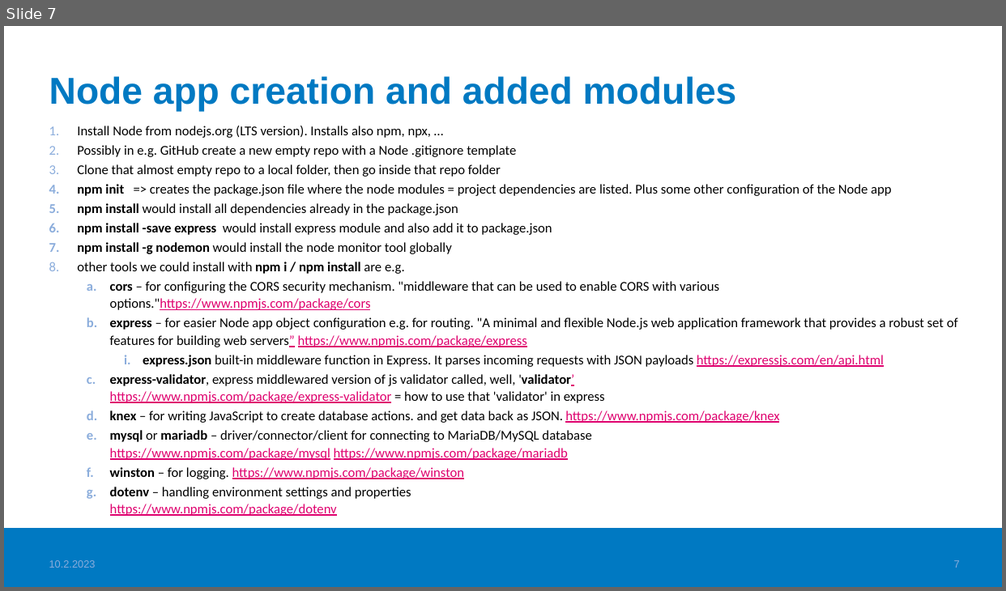
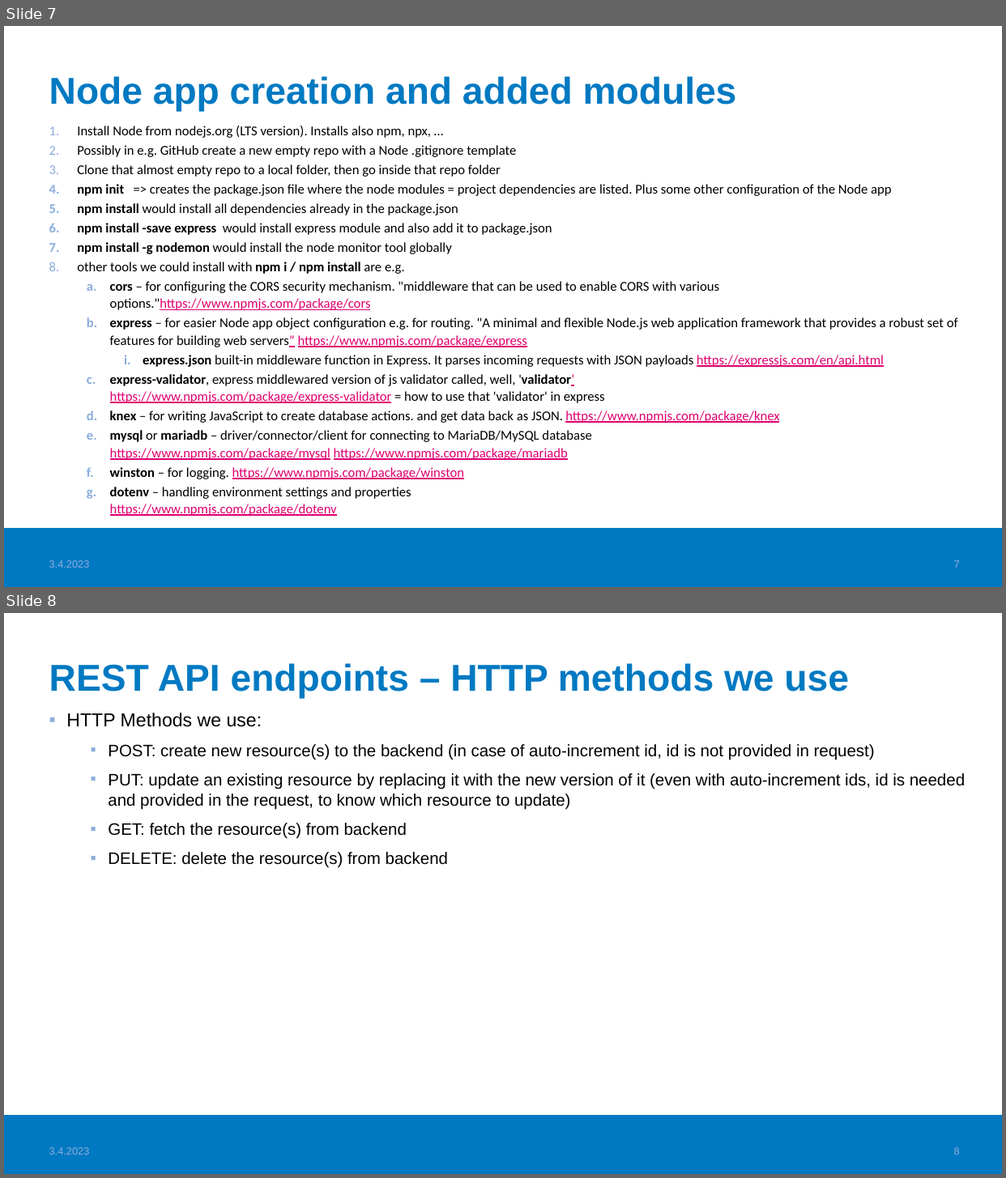
Before and after one commit to haagahelia/ohke-teknologiat, a slide deck: 05_es6_node/NodeJS_demo/02_nodejs/NodeJS.pptx. Shown one above the other, each under a label of ours: slide 7 before the commit, slides 7 and 8 after it. The pictures are 1006x591 and 1006x1178 pixels, drawn with LibreOffice and Linux fonts; fonts in the diff are those of the drawing; background and template pictures are left out. Boxes give left, top, right and bottom in pixels: in the first picture for what was removed or moved away, otherwise in the second. Text is boxed around its words. In the diff, an @@ line names an element or a change of style, - is before the commit and + after.

Commit message:
Writing the minimalistic REST API URL patterns explicitly to the doc

```diff
--- a/05_es6_node/NodeJS_demo/02_nodejs/NodeJS.pptx
+++ b/05_es6_node/NodeJS_demo/02_nodejs/NodeJS.pptx
@@ slide 8 added at box(4, 613, 1002, 1174), background #FFFFFF; not listed: 1 template element that a slide beside it also shows @@
@@ title added at box(49, 663, 849, 699), 36 pt, text #0079C2, bold @@
+REST API endpoints – HTTP methods we use
@@ text added at box(66, 713, 965, 868), 16 pt, text #000000 @@
+▪ HTTP Methods we use:
+  ▪ POST: create new resource(s) to the backend (in case of auto-increment id, id is not provided in request)
+  ▪ PUT: update an existing resource by replacing it with the new version of it (even with auto-increment ids, id is needed and provided in the request, to know which resource to update)
+  ▪ GET: fetch the resource(s) from backend
+  ▪ DELETE: delete the resource(s) from backend
@@ text added at box(49, 1148, 90, 1155), 10 pt, text #8BADDC @@
+3.4.2023
@@ page number added at box(954, 1148, 960, 1155), 10 pt, text #8BADDC @@
+8
@@ slide 7 changed as well @@
@@ text at box(49, 561, 90, 568): text changed @@
-10.2.2023
+3.4.2023
```
Also in this commit, not shown: 7 other slides changed, 1 other file.
